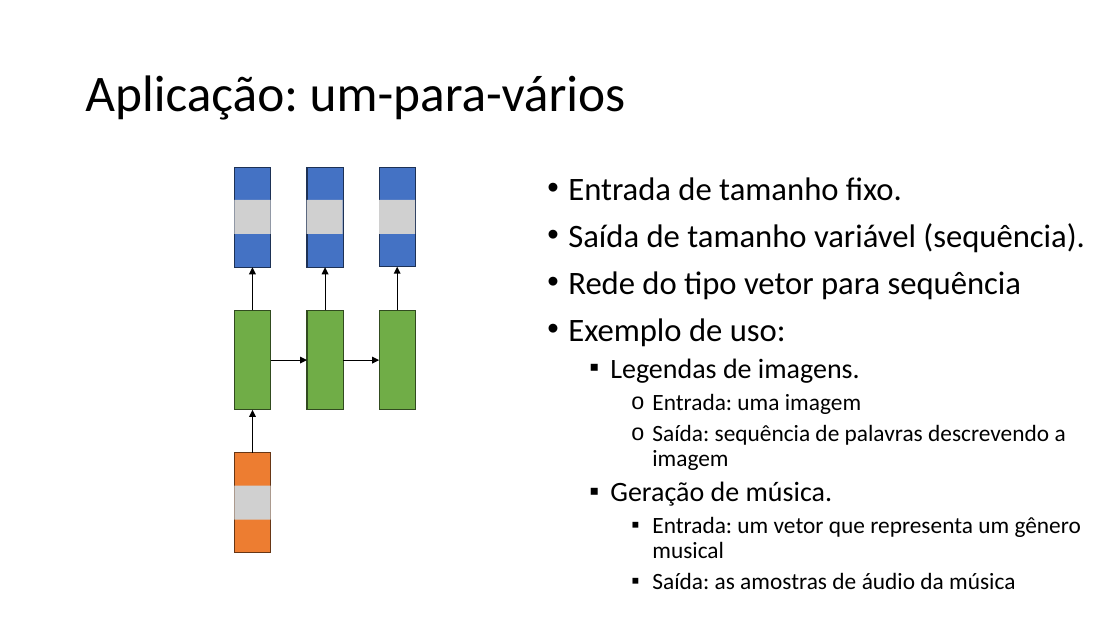
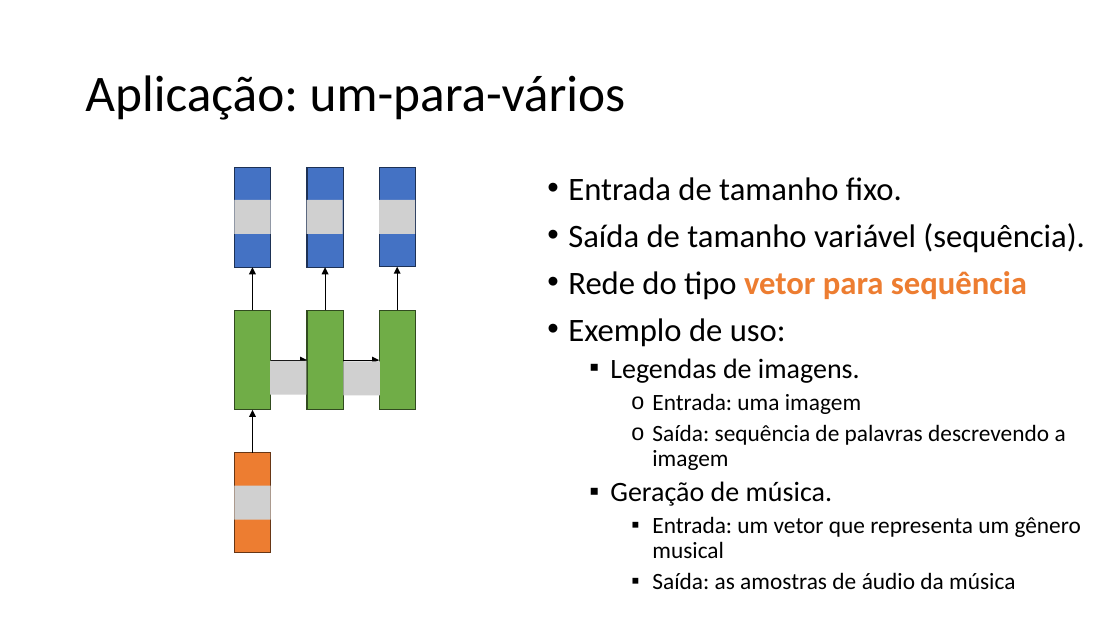
Before and after one commit to zz4fap/c24_inteligencia_artificial, a slide deck: slide 70 of slides/C24_RNN.pptx. Drawn at 1120x630 pixels with LibreOffice and Linux fonts; fonts in the diff are those of the drawing; grey boxes stand for pictures. Boxes give left, top, right and bottom in pixels: in the first picture for what was removed or moved away, otherwise in the second. Text is boxed around its words. In the diff, an @@ line names an element or a change of style, - is before the commit and + after.

```diff
--- a/slides/C24_RNN.pptx
+++ b/slides/C24_RNN.pptx
@@ text at [568,271,1027,300]: text colour #000000 to #ED7D31, bold on in "vetor para sequência" @@
@@ picture added at [271,361,307,395] @@
@@ picture added at [344,361,380,395] @@
```
Also in this commit, not shown: 12 other slides changed, 5 slides added, 3 slides removed, 2 other files.
